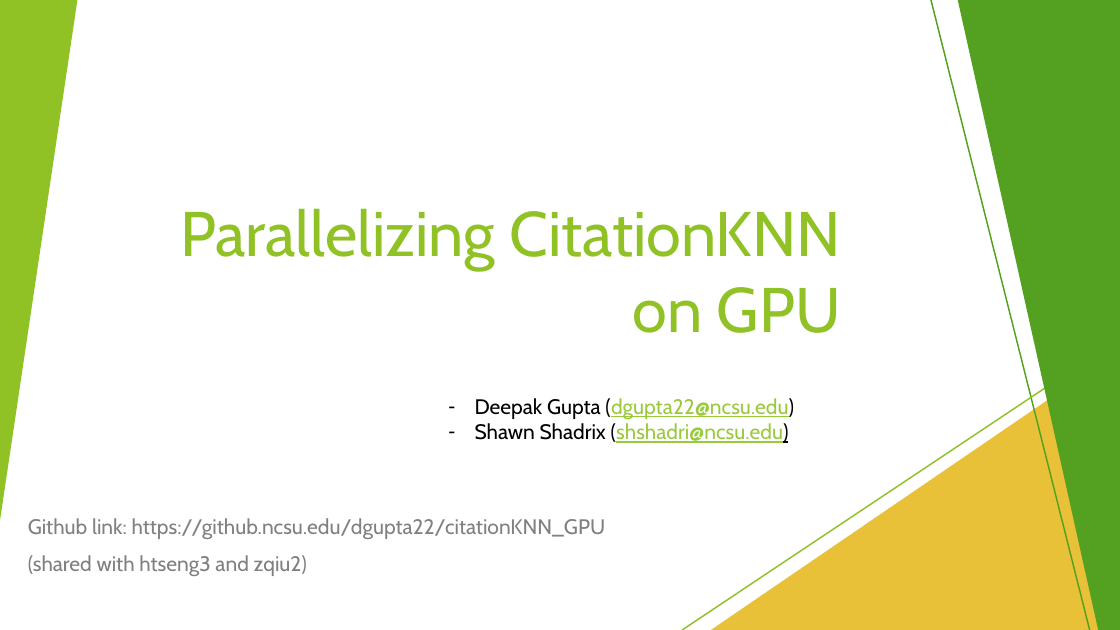
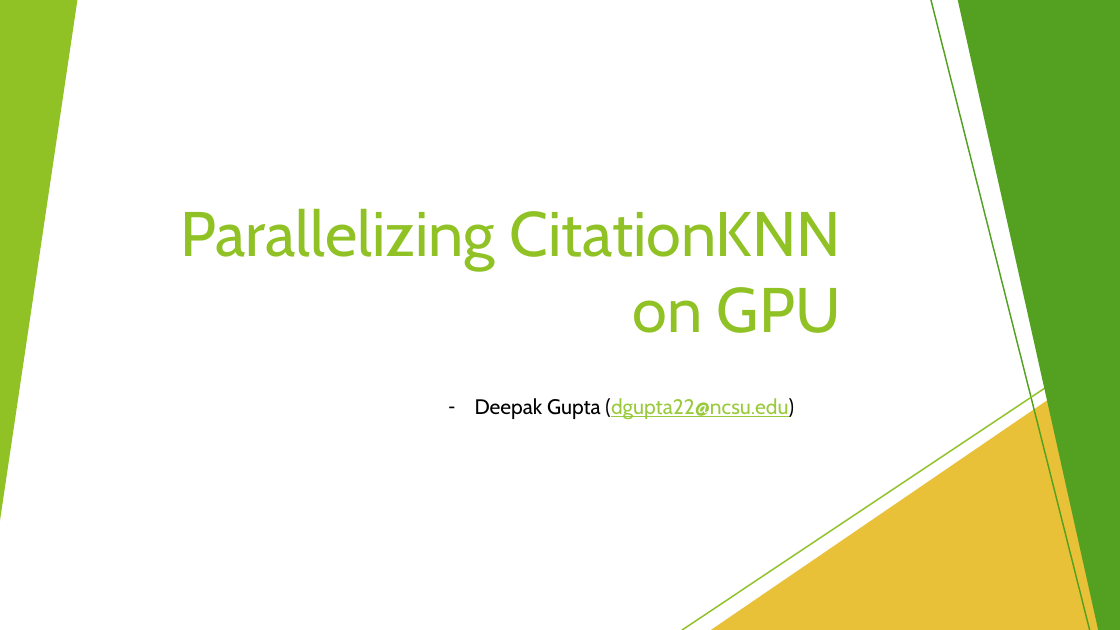
Before and after one commit to deepakguptancsu/citationKNN_GPU, a slide deck: slide 1 of citationKNN.pptx. Drawn at 1120x630 pixels with LibreOffice and Linux fonts; fonts in the diff are those of the drawing. Boxes give left, top, right and bottom in pixels: in the first picture for what was removed or moved away, otherwise in the second. Text is boxed around its words. In the diff, an @@ line names an element or a change of style, - is before the commit and + after.

```diff
--- a/citationKNN.pptx
+++ b/citationKNN.pptx
@@ text at box(475, 423, 789, 443): paragraph removed @@
-– Shawn Shadrix (shshadri@ncsu.edu)
@@ subtitle removed at box(28, 518, 606, 576) @@
-Github link: https://github.ncsu.edu/dgupta22/citationKNN_GPU
-(shared with htseng3 and zqiu2)
```
